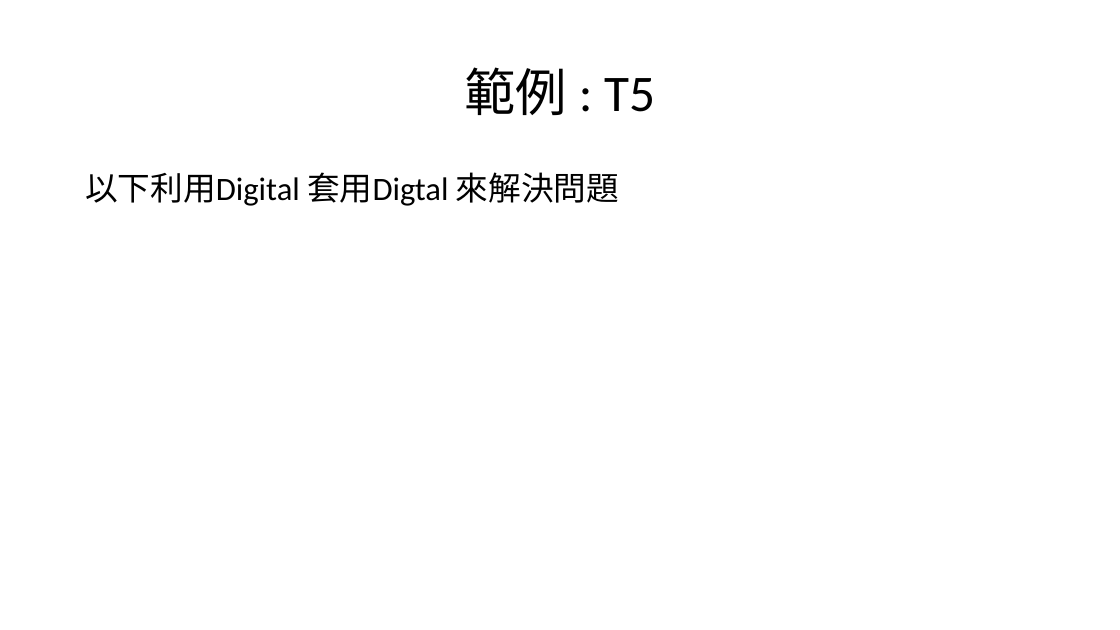
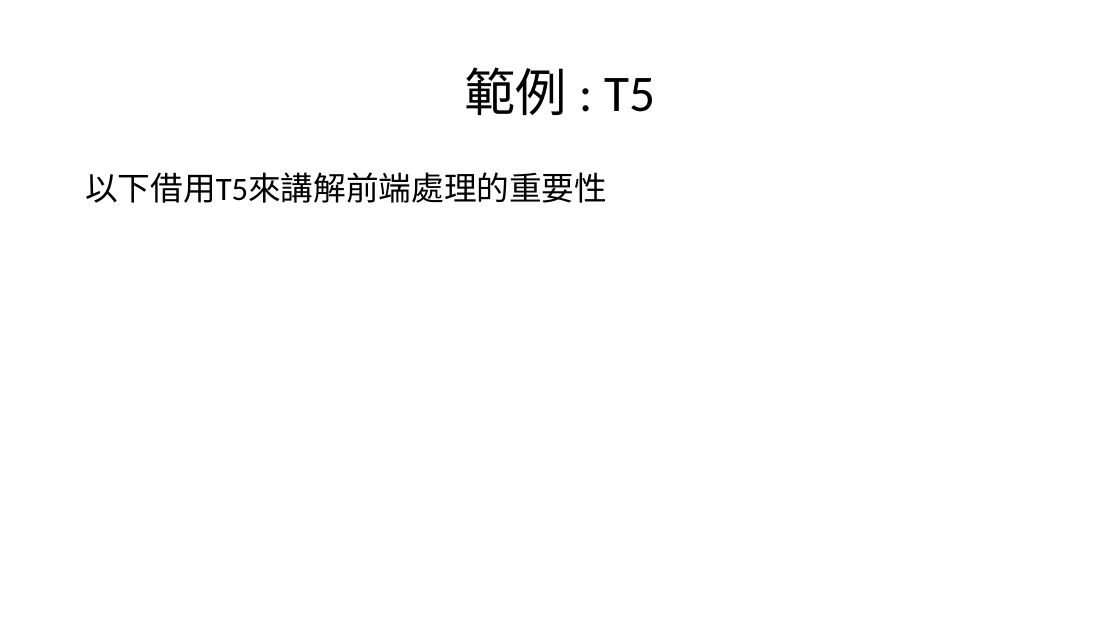
Before and after one commit to a0910281835/Summrary_PDF, a slide deck: slide 45 of Project_Summary_pdf/Project_Summary.pptx. Drawn at 1120x630 pixels with LibreOffice and Linux fonts; fonts in the diff are those of the drawing. Boxes give left, top, right and bottom in pixels: in the first picture for what was removed or moved away, otherwise in the second. Text is boxed around its words. In the diff, an @@ line names an element or a change of style, - is before the commit and + after.

```diff
--- a/Project_Summary_pdf/Project_Summary.pptx
+++ b/Project_Summary_pdf/Project_Summary.pptx
@@ text at bbox=[85, 172, 607, 203]: text changed @@
-以下利用Digital 套用Digtal 來解決問題
+以下借用T5來講解前端處理的重要性
```
Also in this commit, not shown: 6 other slides changed, 1 slide added.
